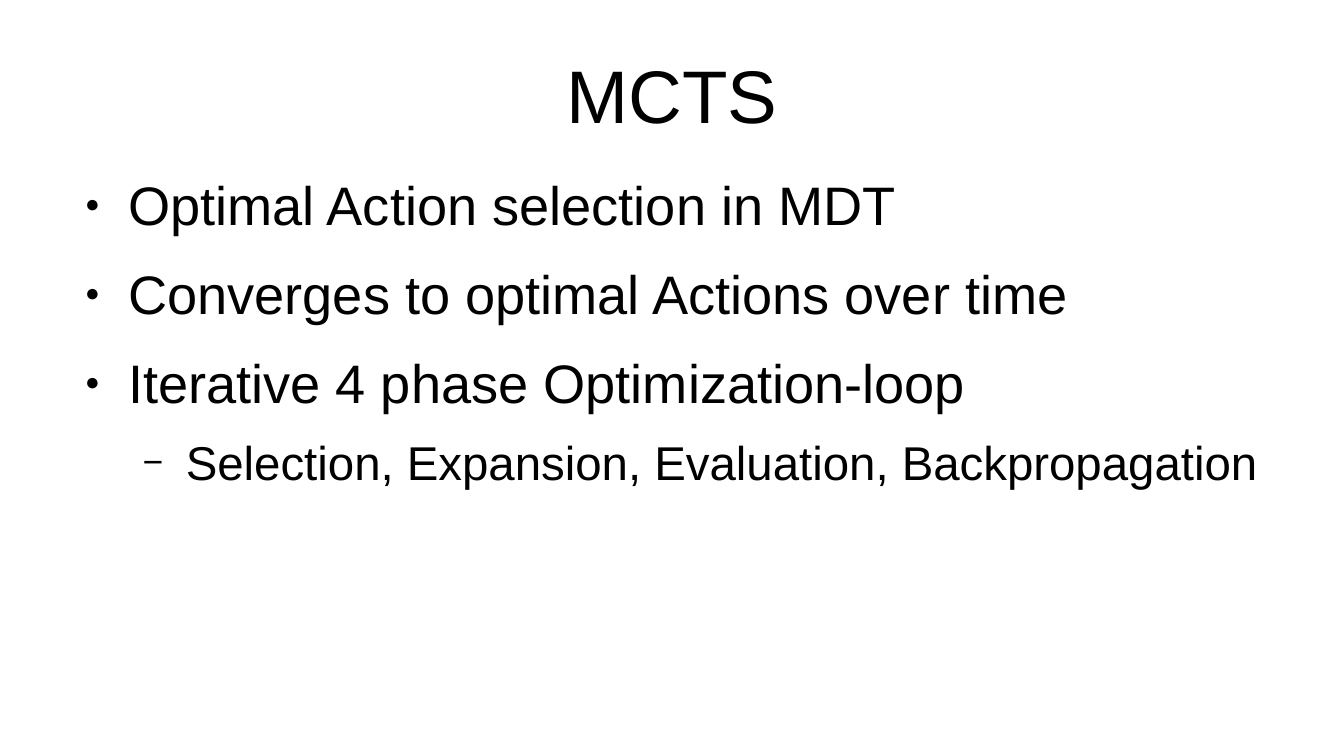
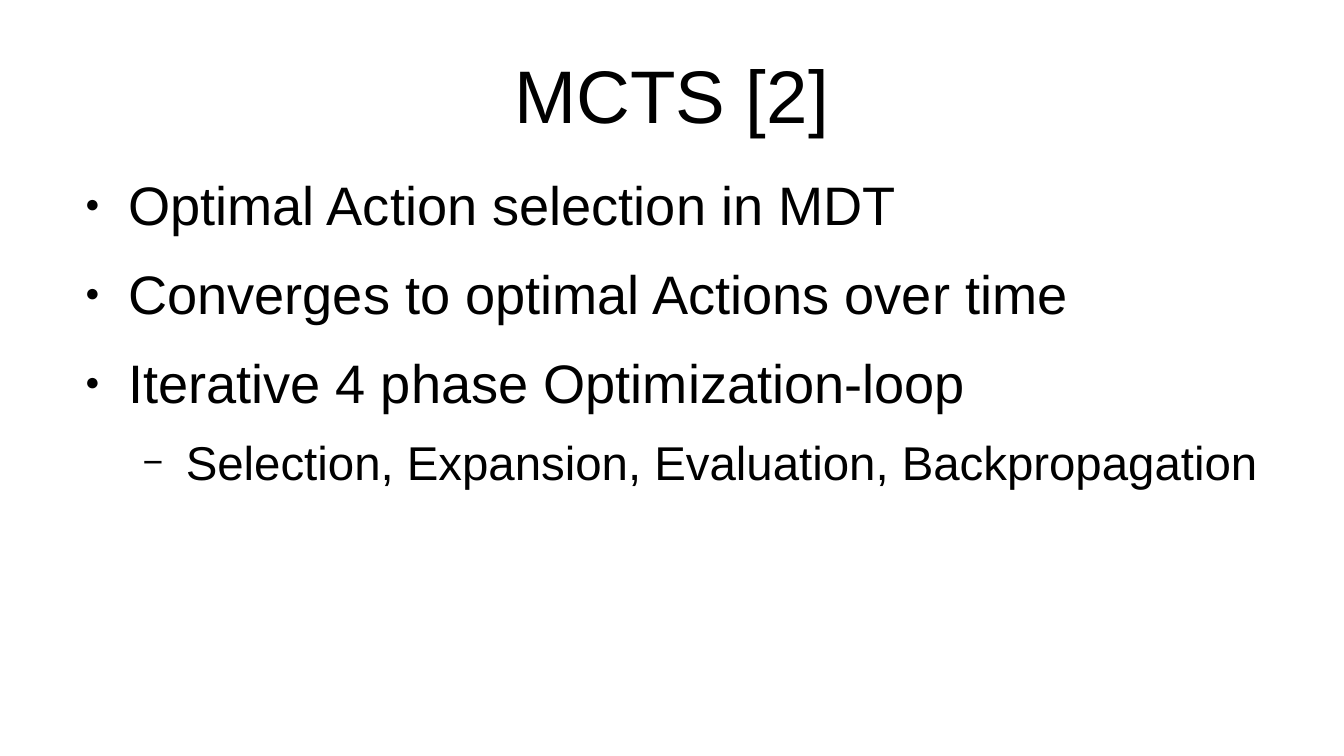
Before and after one commit to JulianWww/MaturArbeitAlphaZero, a slide deck: slide 4 of presentation/presentation.odp (slide 3 before the commit). Drawn at 1344x756 pixels with LibreOffice and Linux fonts; fonts in the diff are those of the drawing. Boxes give left, top, right and bottom in pixels: in the first picture for what was removed or moved away, otherwise in the second. Text is boxed around its words. In the diff, an @@ line names an element or a change of style, - is before the commit and + after.

```diff
--- a/presentation/presentation.odp
+++ b/presentation/presentation.odp
@@ title at (x1=514, y1=69, x2=829, y2=137): text changed @@
-MCTS
+MCTS [2]
```
Also in this commit, not shown: 2 slides added, 2 other files.
